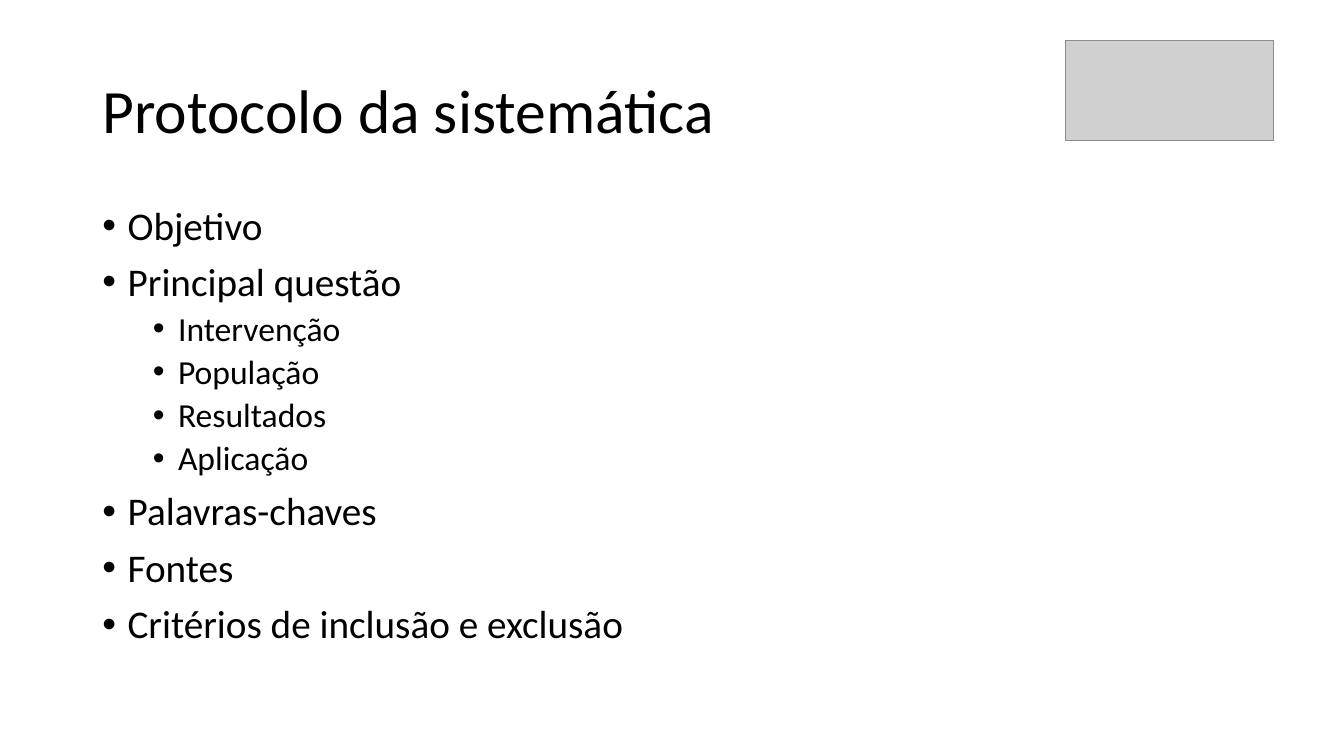
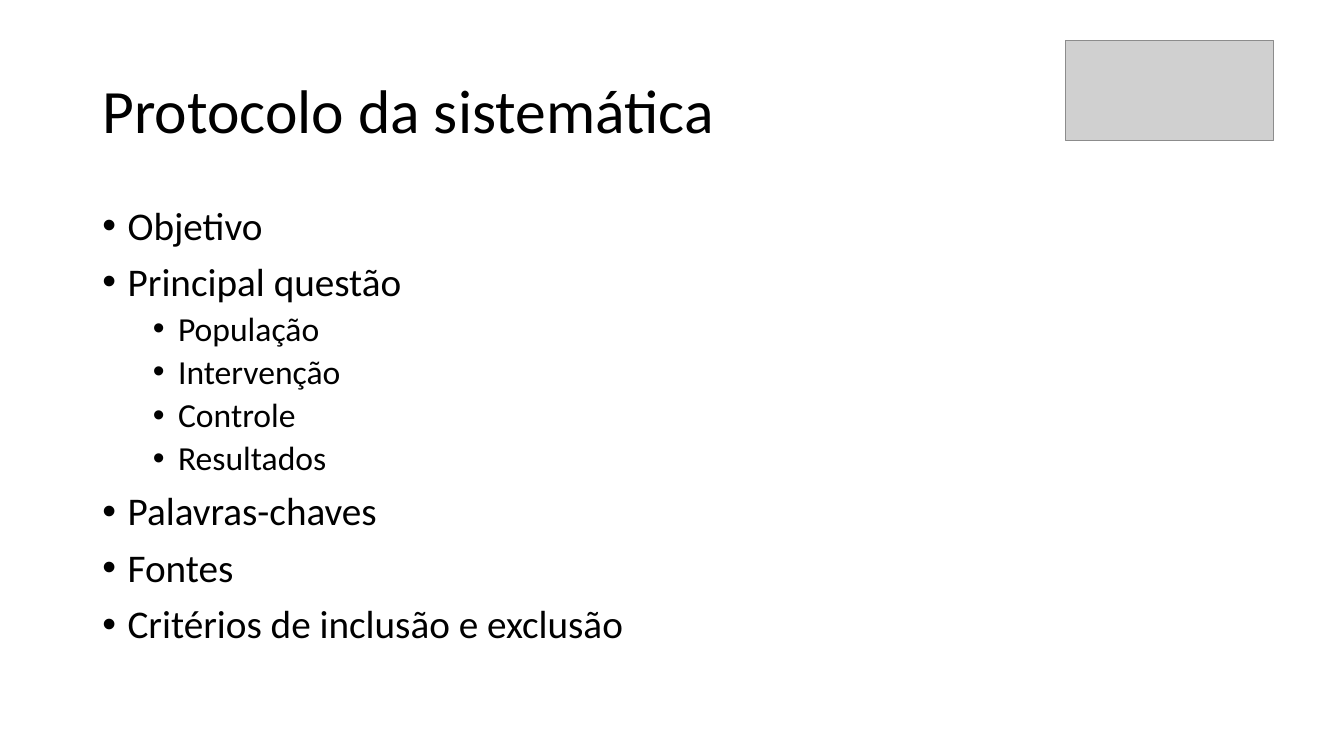
Before and after one commit to mrezende/mpq-discipline, a slide deck: slide 2 of exercise5/presentation/Apresentacao.pptx. Drawn at 1344x756 pixels with LibreOffice and Linux fonts; fonts in the diff are those of the drawing; grey boxes stand for pictures. Boxes give left, top, right and bottom in pixels: in the first picture for what was removed or moved away, otherwise in the second. Text is boxed around its words. In the diff, an @@ line names an element or a change of style, - is before the commit and + after.

```diff
--- a/exercise5/presentation/Apresentacao.pptx
+++ b/exercise5/presentation/Apresentacao.pptx
@@ text at [178,317,319,347]: paragraph added @@
+  • População
@@ text at [178,403,296,428]: text changed @@
-  • População
+  • Controle
@@ text at [178,446,308,476]: paragraph removed @@
-  • Aplicação
```
Also in this commit, not shown: 5 other slides changed, 5 slides added, 2 slides removed, 1 other file.
